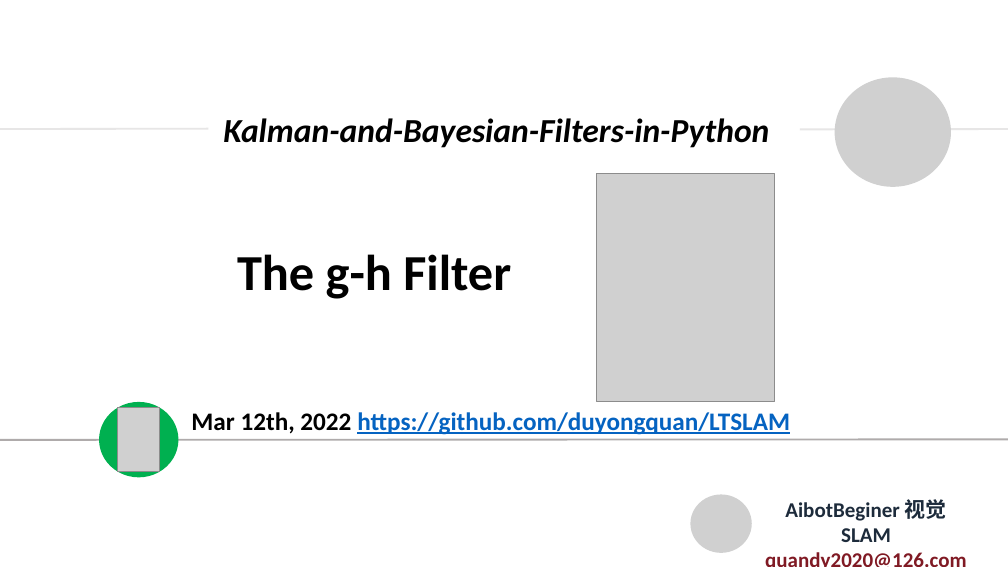
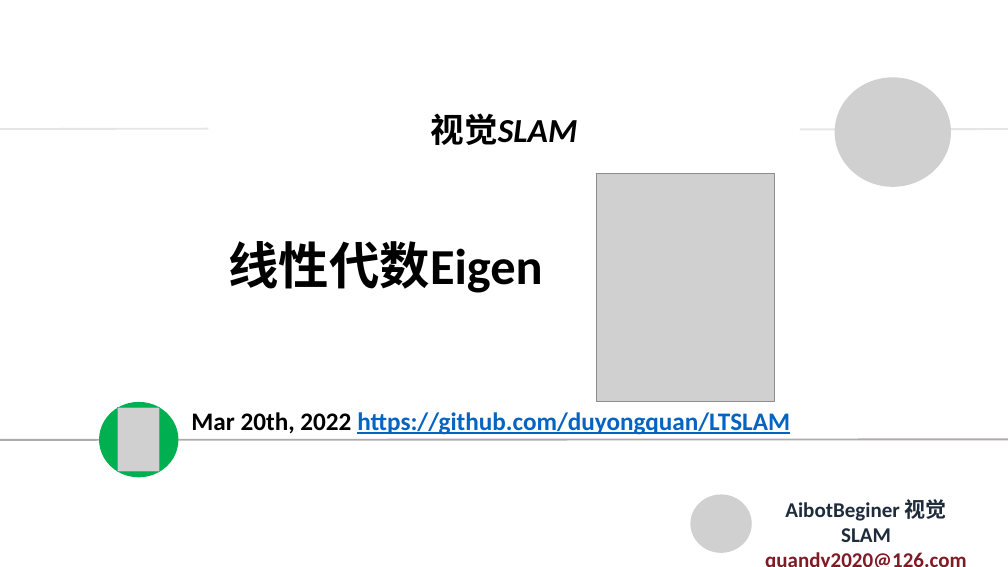
Before and after one commit to duyongquan/LTSLAM, a slide deck: slide 1 of docs/pptx/VINS/03-线性代数Eigen.pptx. Drawn at 1008x567 pixels with LibreOffice and Linux fonts; fonts in the diff are those of the drawing; grey boxes stand for pictures. Boxes give left, top, right and bottom in pixels: in the first picture for what was removed or moved away, otherwise in the second. Text is boxed around its words. In the diff, an @@ line names an element or a change of style, - is before the commit and + after.

```diff
--- a/docs/pptx/VINS/03-线性代数Eigen.pptx
+++ b/docs/pptx/VINS/03-线性代数Eigen.pptx
@@ text at [431, 113, 578, 145]: text changed @@
-Kalman-and-Bayesian-Filters-in-Python
+视觉SLAM
@@ text at [228, 241, 542, 293]: text changed @@
-The g-h Filter
+线性代数Eigen
@@ text at [191, 412, 790, 435]: text changed @@
-Mar 12th, 2022 https://github.com/duyongquan/LTSLAM
+Mar 20th, 2022 https://github.com/duyongquan/LTSLAM
```
Also in this commit, not shown: 21 slides added, 27 slides removed, 10 other files.
